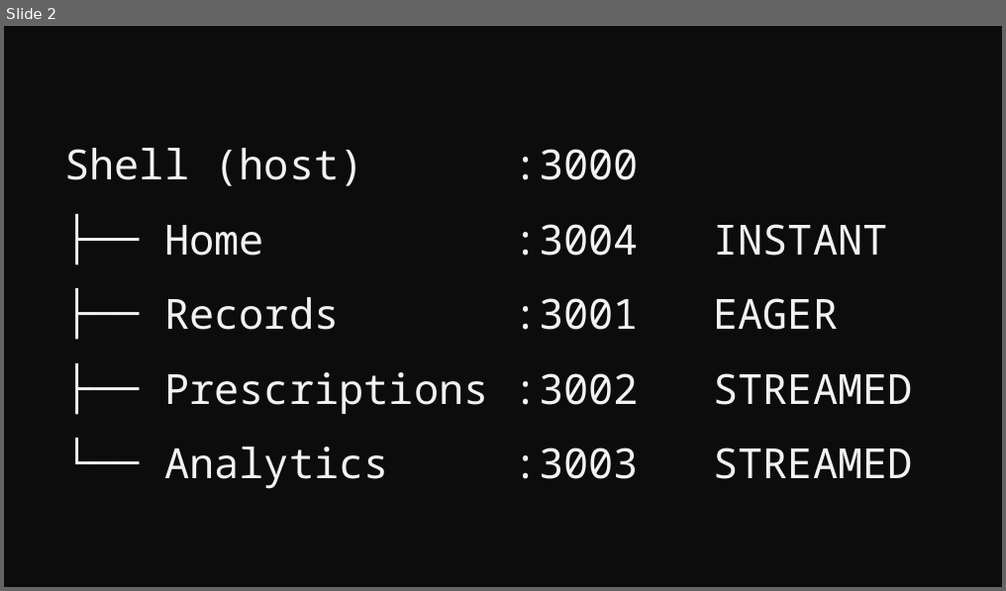
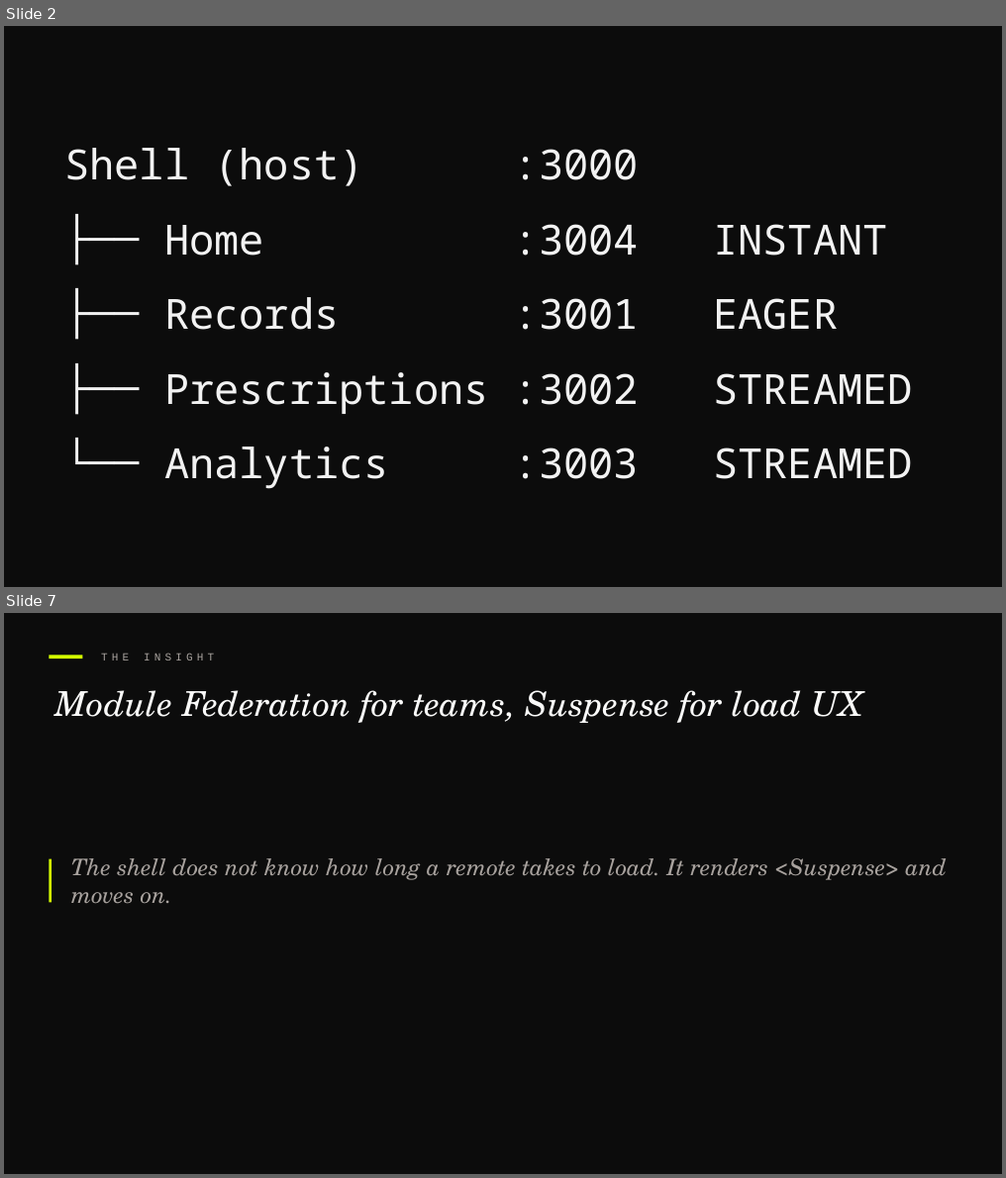
Before and after one commit to devlinduldulao/module-federation-demo, a slide deck: presentation/module-federation.pptx. Shown one above the other, each under a label of ours: slide 2 before the commit, slides 2 and 7 after it; the slides between them are not shown. The pictures are 1006x591 and 1006x1178 pixels, drawn with LibreOffice and Linux fonts; fonts in the diff are those of the drawing. Boxes give left, top, right and bottom in pixels: in the first picture for what was removed or moved away, otherwise in the second. Text is boxed around its words. In the diff, an @@ line names an element or a change of style, - is before the commit and + after.

```diff
--- a/presentation/module-federation.pptx
+++ b/presentation/module-federation.pptx
@@ slide 7 added at [4, 613, 1002, 1174], background #0C0C0C @@
@@ rectangle added at [49, 655, 82, 659], fill #D4FF00 @@
@@ text added at [101, 653, 214, 661], 10.5 pt, text #A8A29E @@
+THE INSIGHT
@@ text added at [54, 690, 863, 723], 33 pt, text #FAFAF9, italic @@
+Module Federation for teams, Suspense for load UX
@@ rectangle added at [49, 860, 52, 903], fill #D4FF00 @@
@@ text added at [71, 859, 946, 904], 22 pt, text #A8A29E, italic @@
+The shell does not know how long a remote takes to load. It renders <Suspense> and moves on.
```
Also in this commit, not shown: 13 slides changed, 21 other slides added, 1 other file.
